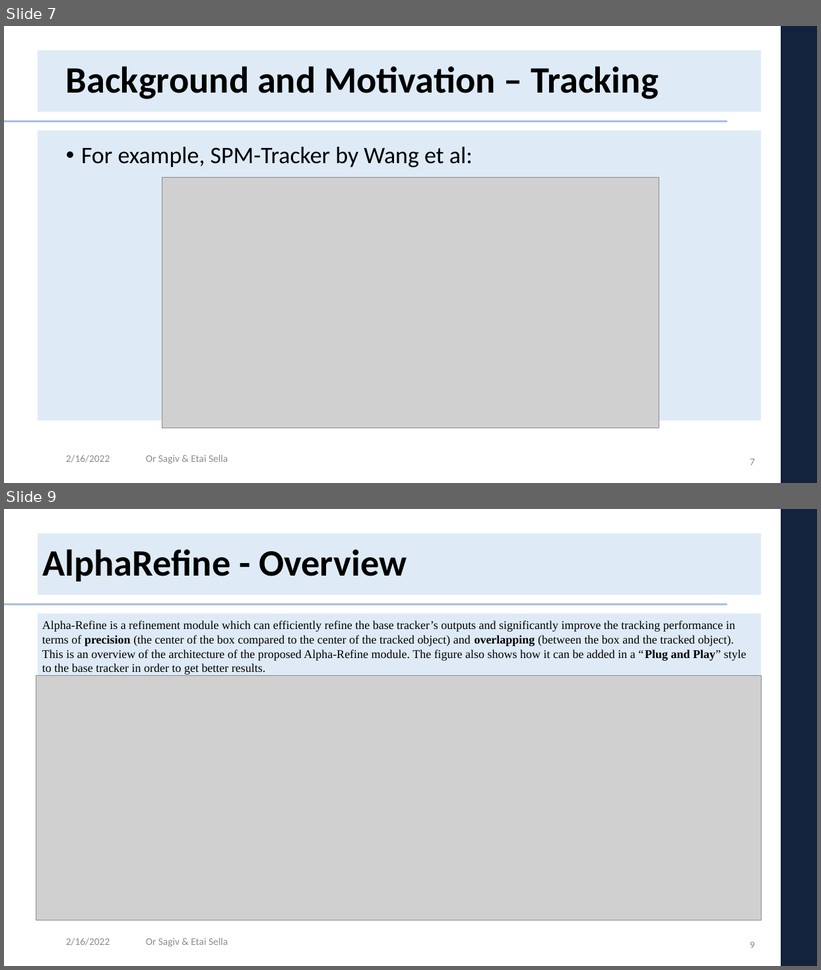
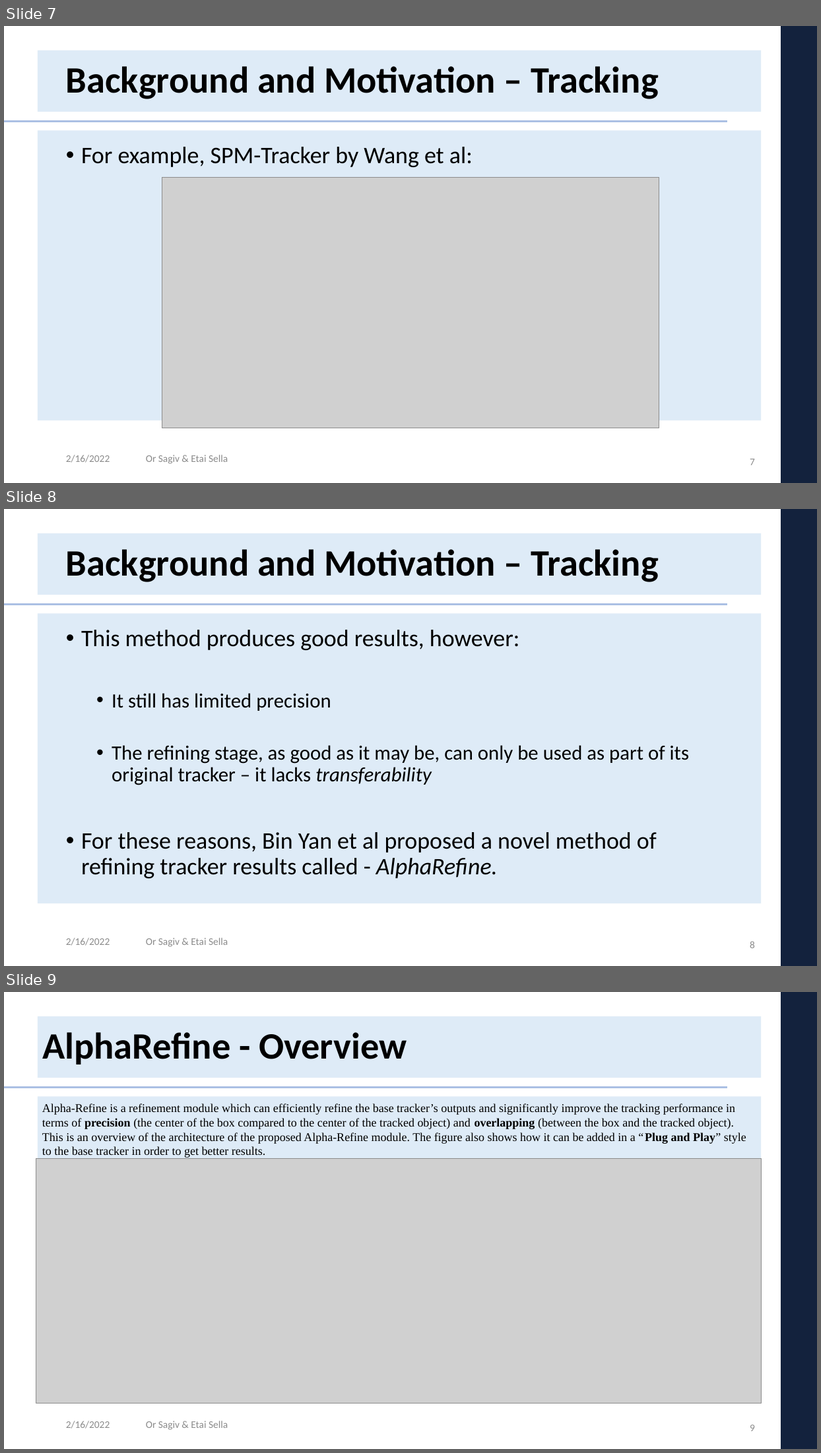
Before and after one commit to etaisella/AlphaRefine, a slide deck: Presentation/DL_project_presentation.pptx. Shown one above the other, each under a label of ours: slides 7 and 9 before the commit, slides 7, 8 and 9 after it; the slides between them are not shown. The pictures are 821x970 and 821x1453 pixels, drawn with LibreOffice and Linux fonts; fonts in the diff are those of the drawing; grey boxes stand for pictures; background and template pictures are left out. Boxes give left, top, right and bottom in pixels: in the first picture for what was removed or moved away, otherwise in the second. Text is boxed around its words. In the diff, an @@ line names an element or a change of style, - is before the commit and + after.

```diff
--- a/Presentation/DL_project_presentation.pptx
+++ b/Presentation/DL_project_presentation.pptx
@@ slide 8 added at [4, 509, 817, 966], background #FFFFFF; not listed: 5 template elements that a slide beside it also shows @@
@@ title added at [66, 549, 658, 582], 44 pt, text #000000, bold @@
+Background and Motivation – Tracking
@@ text added at [81, 630, 689, 879], 28 pt, text #000000 @@
+• This method produces good results, however:
+  • It still has limited precision
+  • The refining stage, as good as it may be, can only be used as part of its original tracker – it lacks transferability
+• For these reasons, Bin Yan et al proposed a novel method of refining tracker results called - AlphaRefine.
@@ text added at [66, 938, 110, 946], 12 pt, text #8C8C8C @@
+2/16/2022
@@ text added at [146, 938, 228, 947], 12 pt, text #8C8C8C @@
+Or Sagiv & Etai Sella
@@ page number added at [750, 941, 755, 949], 12 pt, text #8C8C8C @@
+8
```
Also in this commit, not shown: 1 slide changed, 5 other slides added.
